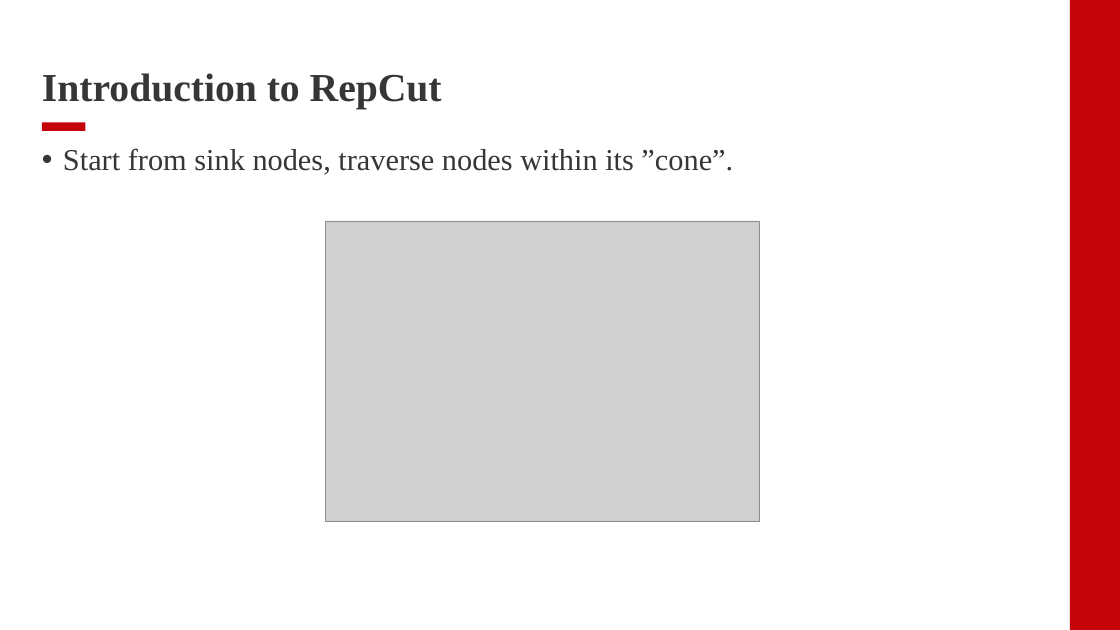
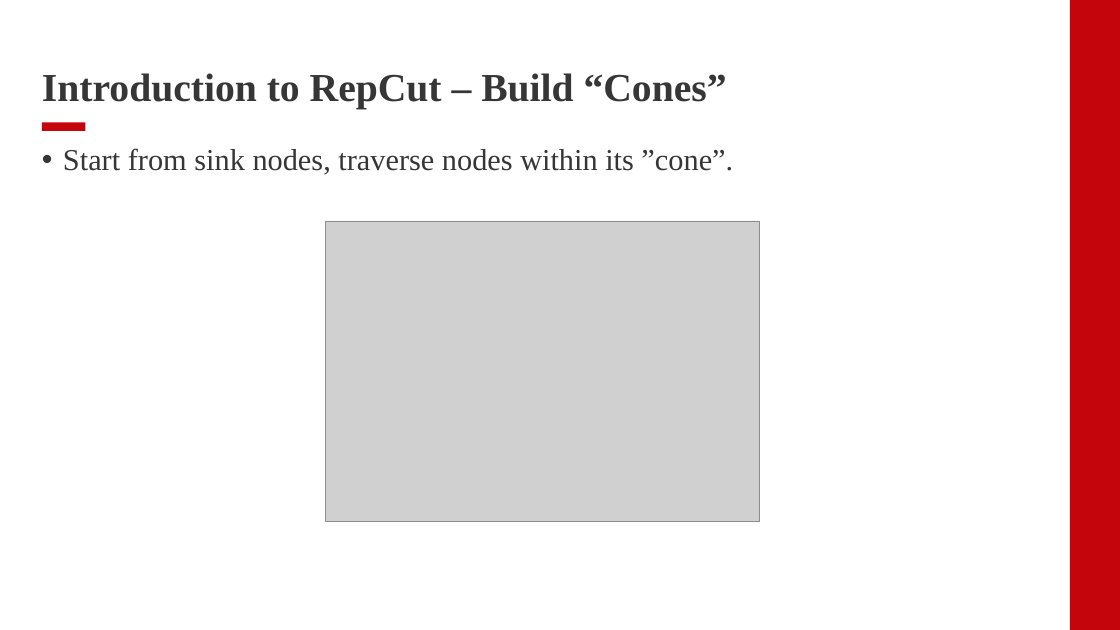
Before and after one commit to Foolock/papers, a slide deck: slide 11 of RepCut/RepCut.pptx (slide 10 before the commit). Drawn at 1120x630 pixels with LibreOffice and Linux fonts; fonts in the diff are those of the drawing; grey boxes stand for pictures; background and template pictures are left out. Boxes give left, top, right and bottom in pixels: in the first picture for what was removed or moved away, otherwise in the second. Text is boxed around its words. In the diff, an @@ line names an element or a change of style, - is before the commit and + after.

```diff
--- a/RepCut/RepCut.pptx
+++ b/RepCut/RepCut.pptx
@@ title at (x1=42, y1=73, x2=727, y2=109): text changed @@
-Introduction to RepCut
+Introduction to RepCut – Build “Cones”
```
Also in this commit, not shown: 1 other slide changed, 1 slide added, 1 other file.
